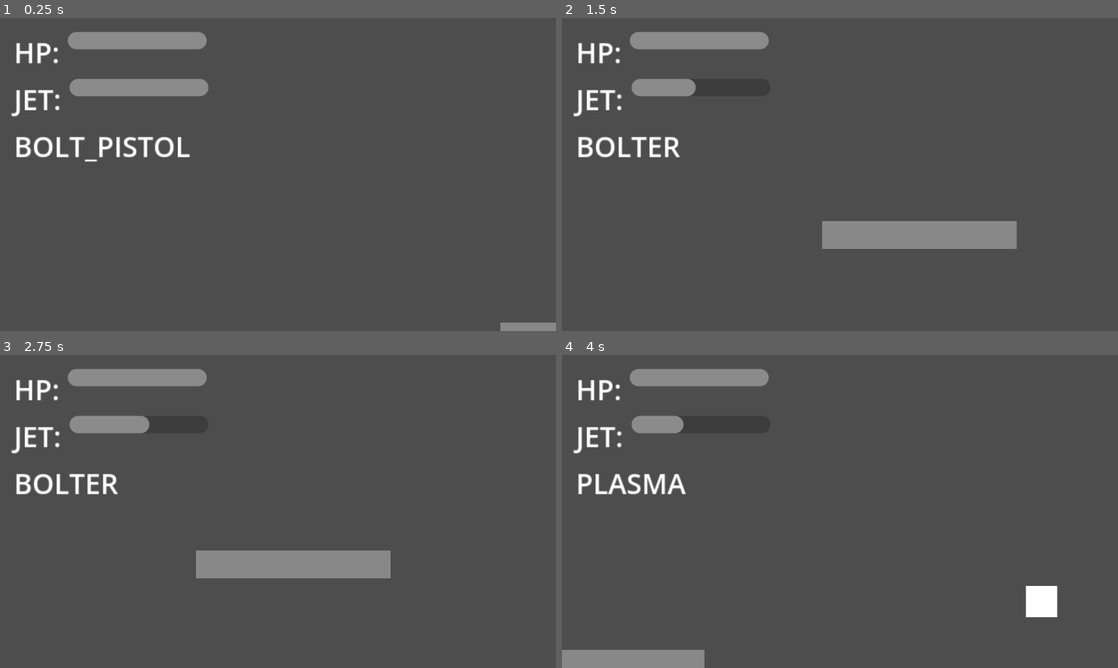
Above: before the commit, frames 1-4 (two rows, left to right).
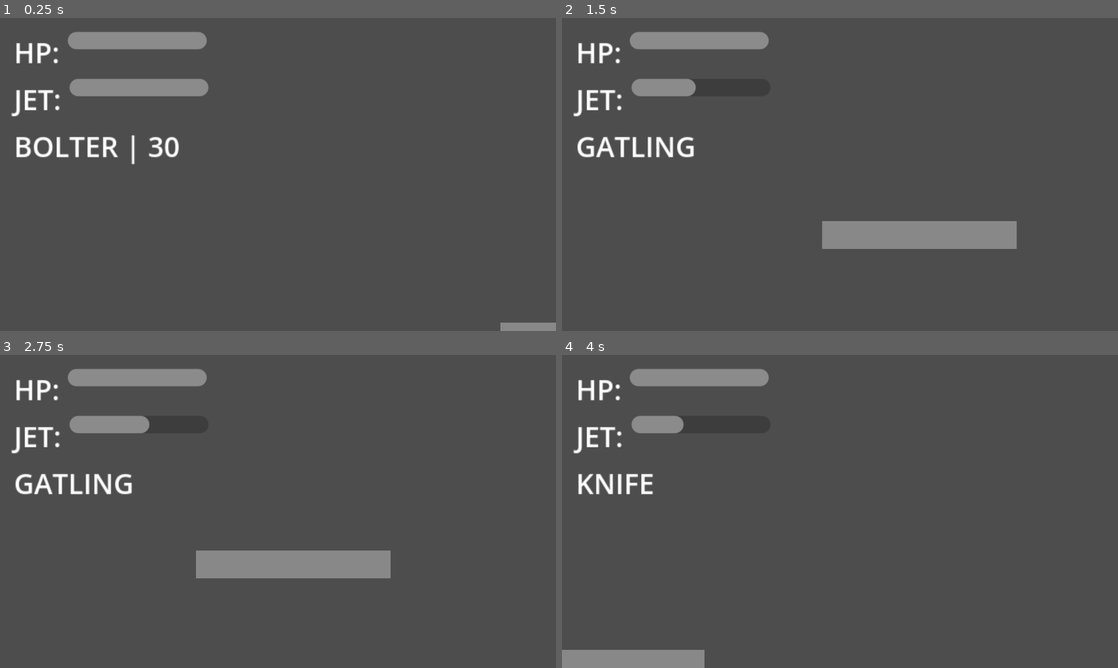
Above: after the commit, the same moments.

Repository: s29741-pj/SGD_DropPod
Game: Godot game, scene res://scenes/main.tscn
Same seed, same stepped clock (60 frames per second), same inputs: the game is played once before the commit and once after it.
Inputs (mouse positions are in pixels of both pictures, inside the frame that each line leads up to):
- Up to frame 1 (0.25 s): no input
- Up to frame 2 (1.5 s): tap Enter (ui_accept) at 0.5, 0.77 s; move the mouse to (962, 158) at 0.52 s; hold Right (ui_right) from 0.53 s (still down); click (962, 158) at 0.6 s; move the mouse to (728, 190) at 1.27 s; tap Q (switch_weapon) at 1.35 s
- Up to frame 3 (2.75 s): tap Enter (ui_accept) at 1.52 s; click (166, 527) at 1.55 s; move the mouse to (333, 442) at 2.02 s; release Right (ui_right) at 2.03 s; hold Left (ui_left) from 2.03 s (still down); click (333, 442) at 2.1 s
- Up to frame 4 (4 s): move the mouse to (812, 574) at 2.77 s; release Left (ui_left) at 2.78 s; hold Right (ui_right) from 2.78 s (still down); click (812, 574) at 2.85 s; tap Enter (ui_accept) at 3.02, 3.77 s; move the mouse to (1006, 558) at 3.52 s; tap Q (switch_weapon) at 3.6 s; click (1006, 558) at 3.8 s

The runs differ from the first frame. In frame 1, 0.8% of the frame differs, in the area x 15-35%, y 37-47%; in frame 2, 0.9%; in frame 3, 0.9%; in frame 4, 1.3%, in the area x 3-90%, y 38-84%.

Commit message:
ammobox healthpack and new weapon system

Diff:
--- /dev/null
+++ b/ammo_box.gd
@@ -0,0 +1,14 @@
+extends Area2D
+
+var ammo_amount = 10
+
+func _ready():
+	body_entered.connect(_on_body_entered)
+
+func _on_body_entered(body):
+	if body.has_method("pickup_ammo"):
+		var current = body.weapons[body.current_weapon]
+		if current in body.ammo:
+			if body.ammo[current] < body.max_ammo[current]:
+				body.pickup_ammo(ammo_amount)
+				queue_free()
--- /dev/null
+++ b/healthpack.gd
@@ -0,0 +1,12 @@
+extends Area2D
+
+var heal_amount = 2
+
+func _ready():
+	body_entered.connect(_on_body_entered)
+
+func _on_body_entered(body):
+	if body.has_method("heal"):
+		if body.hp < body.max_hp:
+			body.heal(heal_amount)
+			queue_free()
--- /dev/null
+++ b/scenes/ammo_box.tscn
@@ -0,0 +1,20 @@
+[gd_scene format=3 uid="uid://vthkrgfe8ct7"]
+
+[ext_resource type="Script" uid="uid://dut4mmmj5ajn3" path="res://ammo_box.gd" id="1_ye4hu"]
+
+[sub_resource type="RectangleShape2D" id="RectangleShape2D_00kdr"]
+size = Vector2(14, 14)
+
+[node name="AmmoBox" type="Area2D" unique_id=1866117795]
+collision_layer = 0
+script = ExtResource("1_ye4hu")
+
+[node name="CollisionShape2D" type="CollisionShape2D" parent="." unique_id=2113512227]
+shape = SubResource("RectangleShape2D_00kdr")
+
+[node name="ColorRect" type="ColorRect" parent="." unique_id=252290076]
+offset_left = -7.0
+offset_top = -7.0
+offset_right = 7.0
+offset_bottom = 7.0
+color = Color(1, 0.84313726, 0, 1)
--- /dev/null
+++ b/scenes/healthpack.tscn
@@ -0,0 +1,21 @@
+[gd_scene format=3 uid="uid://bagdyta4bx4cg"]
+
+[ext_resource type="Script" uid="uid://csfxdr8kqc23y" path="res://healthpack.gd" id="1_ggt5x"]
+
+[sub_resource type="RectangleShape2D" id="RectangleShape2D_0xcku"]
+size = Vector2(12, 12)
+
+[node name="Healthpack" type="Area2D" unique_id=794996231]
+collision_layer = 0
+script = ExtResource("1_ggt5x")
+
+[node name="CollisionShape2D" type="CollisionShape2D" parent="." unique_id=1501074907]
+shape = SubResource("RectangleShape2D_0xcku")
+
+[node name="ColorRect" type="ColorRect" parent="." unique_id=944695343]
+custom_minimum_size = Vector2(12, 12)
+offset_left = -6.0
+offset_top = -6.0
+offset_right = 6.0
+offset_bottom = 6.0
+color = Color(0, 1, 0.26666668, 1)
--- a/scenes/hud.gd
+++ b/scenes/hud.gd
@@ -13,3 +13,9 @@
 
 func update_weapon(weapon_name):
 	weapon_label.text = weapon_name.to_upper()
+
+func update_ammo(current_ammo, weapon_name):
+	if weapon_name in ["bolter", "bolt_pistol", "plasma"]:
+		weapon_label.text = weapon_name.to_upper() + " | " + str(current_ammo)
+	else:
+		weapon_label.text = weapon_name.to_upper()
--- a/scenes/main.tscn
+++ b/scenes/main.tscn
@@ -11,6 +11,8 @@
 [ext_resource type="PackedScene" uid="uid://b6ahva1ja3a1c" path="res://scenes/hud.tscn" id="7_o6xl0"]
 [ext_resource type="PackedScene" uid="uid://c8tarvkchy4i8" path="res://scenes/heavy_enemy.tscn" id="11_ya4ey"]
 [ext_resource type="PackedScene" uid="uid://7h5x2l2t1xg2" path="res://scenes/enemy_spawner.tscn" id="12_eb6dy"]
+[ext_resource type="PackedScene" uid="uid://vthkrgfe8ct7" path="res://scenes/ammo_box.tscn" id="12_trceg"]
+[ext_resource type="PackedScene" uid="uid://bagdyta4bx4cg" path="res://scenes/healthpack.tscn" id="13_a8y0u"]
 
 [sub_resource type="TileSetAtlasSource" id="TileSetAtlasSource_choun"]
 texture = ExtResource("2_85g3d")
@@ -48,3 +50,9 @@
 [node name="EnemySpawner2" parent="." unique_id=11541836 instance=ExtResource("12_eb6dy")]
 position = Vector2(-496, 136)
 enemy_scene = ExtResource("11_ya4ey")
+
+[node name="AmmoBox" parent="." unique_id=1866117795 instance=ExtResource("12_trceg")]
+position = Vector2(-72, 296)
+
+[node name="Healthpack" parent="." unique_id=794996231 instance=ExtResource("13_a8y0u")]
+position = Vector2(-160, 296)
--- a/scenes/player.gd
+++ b/scenes/player.gd
@@ -15,7 +15,7 @@
 var can_shoot = true
 var fuel = FUEL_MAX
 var current_weapon = 0
-var weapons = ["bolt_pistol", "bolter", "plasma", "melee"]
+var weapons = ["bolter", "gatling", "knife"]
 
 var hp = 5
 var max_hp = 5
@@ -23,6 +23,14 @@
 var invincible = false
 @onready var hud = get_parent().get_node("HUD")
 
+var ammo = {
+	"bolter": 30,
+	"gatling": 100
+}
+var max_ammo = {
+	"bolter": 30,
+	"gatling": 100
+}
 
 func _physics_process(delta):
 	if not is_on_floor():
@@ -54,6 +62,8 @@
 		hud.update_hp(hp, max_hp)
 		hud.update_fuel(fuel)
 		hud.update_weapon(weapons[current_weapon])
+		var current_ammo = ammo.get(weapons[current_weapon], -1)
+		hud.update_ammo(current_ammo, weapons[current_weapon])
 
 
 	move_and_slide()
@@ -62,35 +72,26 @@
 	if not can_shoot:
 		return
 	match weapons[current_weapon]:
-		"bolt_pistol":
-			fire_bolt_pistol()
 		"bolter":
 			fire_bolter()
-		"plasma":
-			fire_plasma()
-		"melee":
+		#"gatling":
+			#fire_gatling()
+		"knife":
 			fire_melee()
 
 
-func fire_bolt_pistol():
-	can_shoot = false
-	spawn_bullet(1.0)
-	await get_tree().create_timer(0.4).timeout
-	can_shoot = true
-
 func fire_bolter():
+	if ammo["bolter"] < 3:
+		print("BRAK AMUNICJI")
+		return
 	can_shoot = false
 	for i in 3:
+		ammo["bolter"] -= 1
 		spawn_bullet(1.0)
 		await get_tree().create_timer(0.1).timeout
 	await get_tree().create_timer(0.3).timeout
 	can_shoot = true
 
-func fire_plasma():
-	can_shoot = false
-	spawn_bullet(3.0)
-	await get_tree().create_timer(0.8).timeout
-	can_shoot = true
 
 func fire_melee():
 	can_shoot = false
@@ -133,3 +134,11 @@
 	print("GRACZ MARTWY")
 	await get_tree().create_timer(1.0).timeout
 	get_tree().reload_current_scene()
+
+func heal(amount):
+	hp = min(hp + amount, max_hp)
+
+func pickup_ammo(amount):
+	var current = weapons[current_weapon]
+	if current in ammo:
+		ammo[current] = min(ammo[current] + amount, max_ammo[current])
Not shown, added: ammo_box.gd.uid
Not shown, added: healthpack.gd.uid
